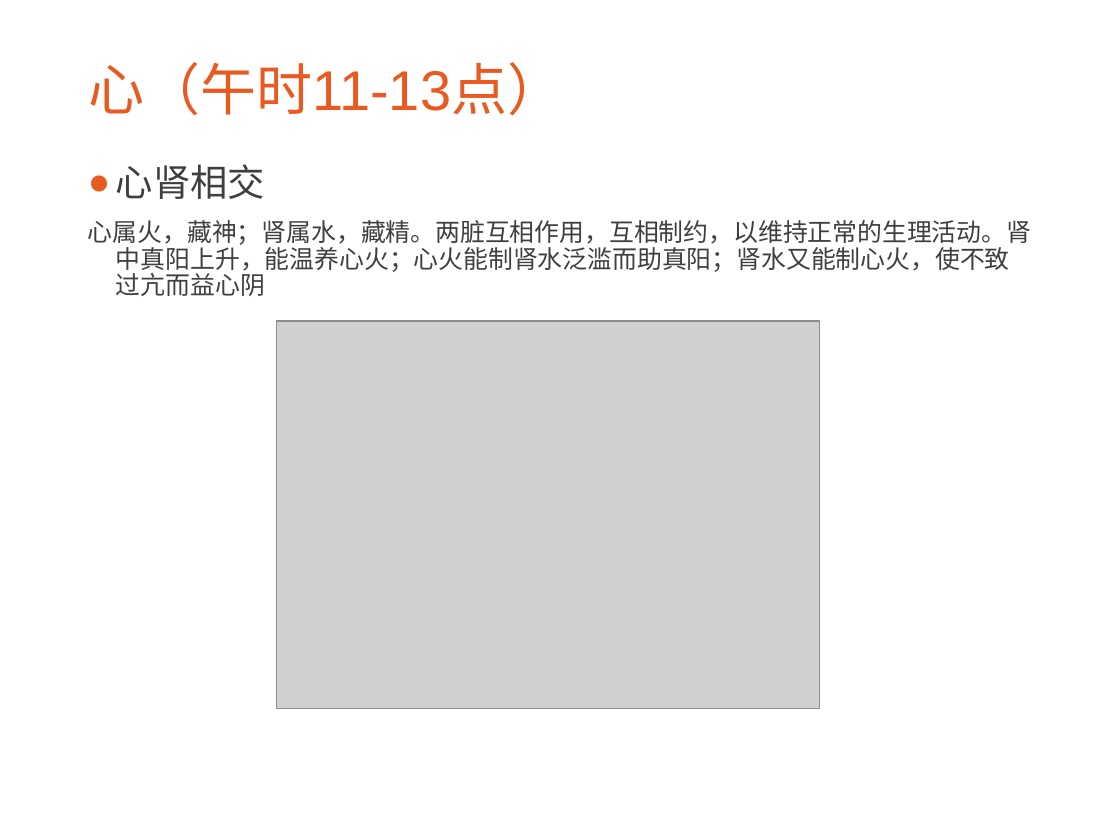
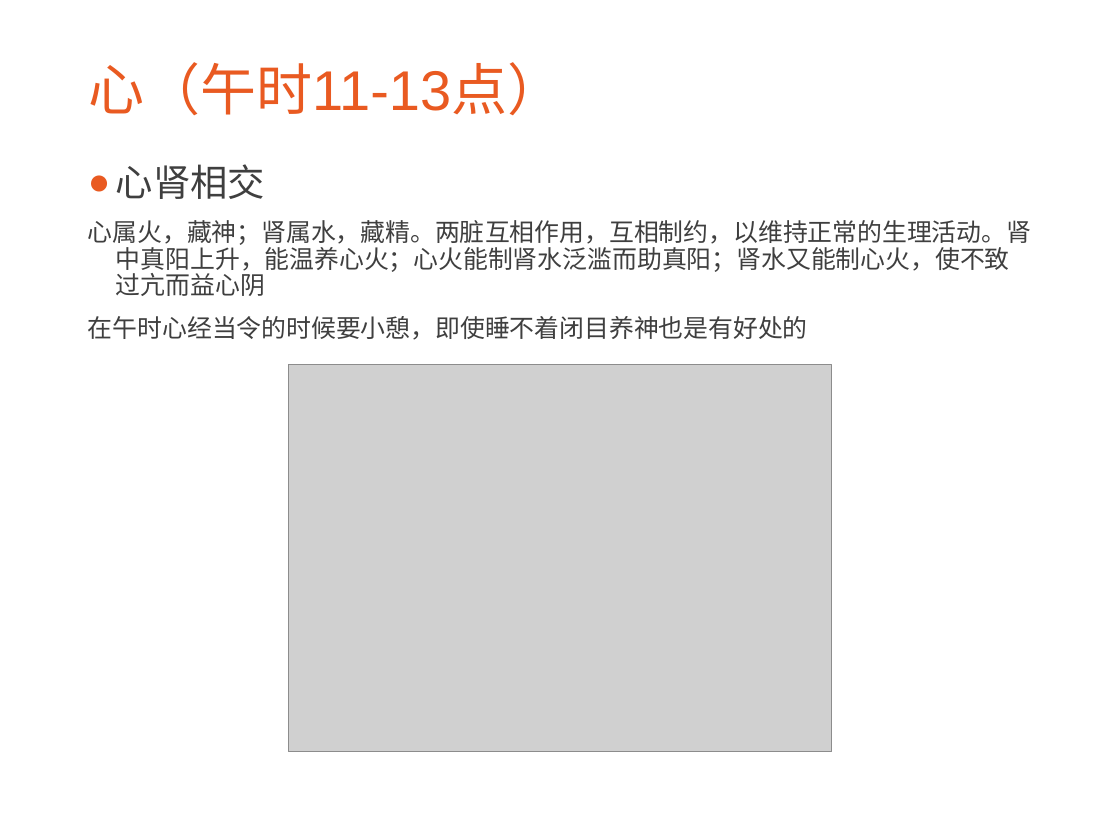
Before and after one commit to CatMan1994/file, a slide deck: slide 14 of 中医与养生分享会/中医与养生.ppt. Drawn at 1120x840 pixels with LibreOffice and Linux fonts; fonts in the diff are those of the drawing; grey boxes stand for pictures; background and template pictures are left out. Boxes give left, top, right and bottom in pixels: in the first picture for what was removed or moved away, otherwise in the second. Text is boxed around its words. In the diff, an @@ line names an element or a change of style, - is before the commit and + after.

```diff
--- a/中医与养生分享会/中医与养生.ppt
+++ b/中医与养生分享会/中医与养生.ppt
@@ text at [88, 316, 808, 340]: paragraph added @@
+在午时心经当令的时候要小憩，即使睡不着闭目养神也是有好处的
@@ picture: place and size @@
-picture at [277, 321, 820, 709]
+picture at [288, 365, 831, 753]
```
Also in this commit, not shown: 1 other slide changed, 6 slides added, 5 slides removed.
